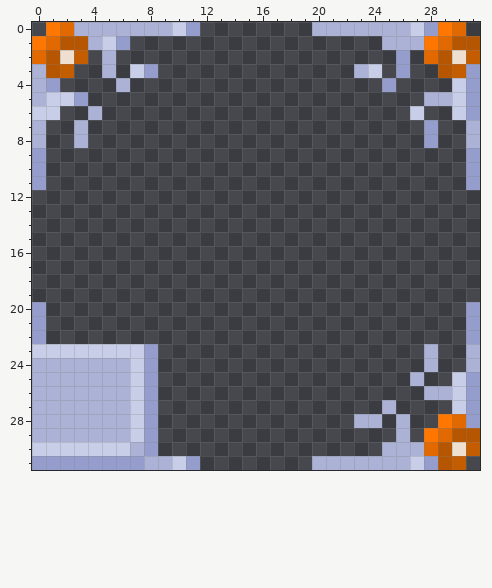
Two states of a pixel-art sprite, Assets/Materials/UI Sprites/HUD/WeaponUI/WeaponSmallThumbnail.png. That is the earlier state.
The file is 32x32 pixels. Colours within 5 levels of each other are drawn and written as one.
The result:
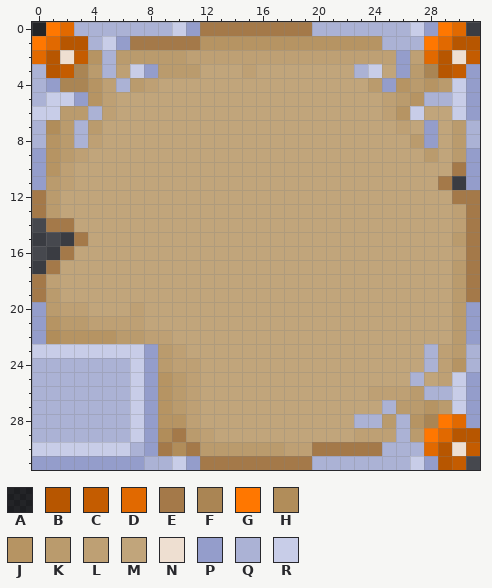
Palette (. is transparent): A #0000007f  B #b75600  C #c45c00  D #e16900  E #a47949  F #aa8554  G #ff7700  H #b18d5a  J #b69463  K #ba9b6d  L #bea074  M #c1a57b  N #eedfd1  P #949dcb  Q #abb2d5  R #c8cde8
Author's note on the commit: - Updated thumbnails Changed some sizes
Difference:
y 0: x 0 . -> A; x 12..19 ........ -> EEEEEEEE
y 1: x 7..24 .................. -> EEEEEJJJJJJJJJJJJJ
y 2: x 4 . -> J; x 6..25 .................... -> KKKKKLLLLLLLLLLLLLLL; x 27 . -> L
y 3: x 3..4 .. -> FK; x 6 . -> L; x 9..22 .............. -> KKKMMMLMMMMMMM; x 25 . -> M; x 27..28 .. -> KF
y 4: x 2..5 .... -> FFJL; x 7..24 .................. -> KLMMMMMMMMMMMMMMMK; x 26..29 .... -> JKJK
y 5: x 4..27 ........................ -> JLMMMMMMMMMMMMMMMMMMMLKJ
y 6: x 2..3 .. -> KK; x 5..26 ...................... -> LMMMMMMMMMMMMMMMMMMMLJ; x 28..29 .. -> MM
y 7: x 1..2 .. -> HK; x 4..27 ........................ -> KMMMMMMMMMMMMMMMMMMMMMLM; x 29..30 .. -> MK
y 8: x 1..2 .. -> JK; x 4..27 ........................ -> LMMMMMMMMMMMMMMMMMMMMMMK; x 29..30 .. -> MK
y 9: x 1..30 .............................. -> JKLMMMMMMMMMMMMMMMMMMMMMMMMKMK
y 10: x 1..30 .............................. -> JLMMMMMMMMMMMMMMMMMMMMMMMMMMME
y 11: x 1..29 ............................. -> KLMMMMMMMMMMMMMMMMMMMMMMMMMME
y 12: x 0..31 ................................ -> EKMMMMMMMMMMMMMMMMMMMMMMMMMMMMEE
y 13: x 0..31 ................................ -> EKMMMMMMMMMMMMMMMMMMMMMMMMMMMMLE
y 14: x 1..31 ............................... -> EEMMMMMMMMMMMMMMMMMMMMMMMMMMMLE
y 15: x 3..31 ............................. -> EMMMMMMMMMMMMMMMMMMMMMMMMMMKE
y 16: x 2..31 .............................. -> EMMMMMMMMMMMMMMMMMMMMMMMMMMMLE
y 17: x 1..31 ............................... -> EMMMMMMMMMMMMMMMMMMMMMMMMMMMMKE
y 18: x 0..31 ................................ -> ELMMMMMMMMMMMMMMMMMMMMMMMMMMMMKE
y 19: x 0..31 ................................ -> EKMMMMMMMMMMMMMMMMMMMMMMMMMMMMKE
y 20: x 1..30 .............................. -> KLLMMMLMMMMMMMMMMMMMMMMMMMMMMK
y 21: x 1..30 .............................. -> JKKLLLLMMMMMMMMMMMMMMMMMMMMMMK
y 22: x 1..30 .............................. -> HJJJJKKLLMMMMMMMMMMMMMMMMMMMMK
y 23: x 9..27 ................... -> KLMMMMMMMMMMMMMMMMM; x 29..30 .. -> LK
y 24: x 9..27 ................... -> KLLMMMMMMMMMMMMMMMM; x 29..30 .. -> LJ
y 25: x 9..26 .................. -> JKLMMMMMMMMMMMMMMM; x 28..29 .. -> ML
y 26: x 9..27 ................... -> JKLMMMMMMMMMMMMLLLK
y 27: x 9..24 ................ -> JKLMMMMMMMMMMMMM; x 26..29 .... -> KKJK
y 28: x 9..22 .............. -> JJLMMMMMMMMMMM; x 25 . -> K; x 27..28 .. -> JF
y 29: x 9..25 ................. -> HEKLMMMMMMMMMMLLL; x 27 . -> K
y 30: x 9..24 ................ -> EHEKKKKKKLLEEEEE
y 31: x 12..19 ........ -> EEEEEEEE
Changed places in both pictures, as pixel boxes (x1, y1, x2, y2):
added: (32, 22, 480, 470)
